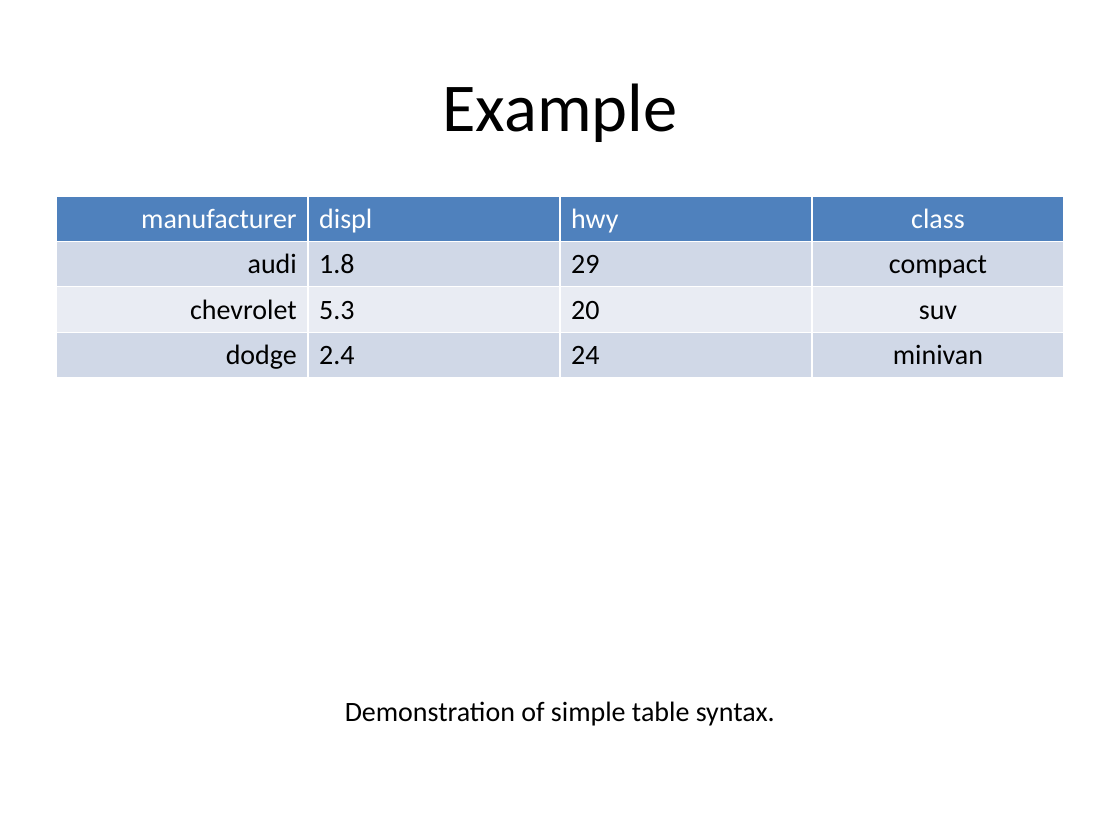
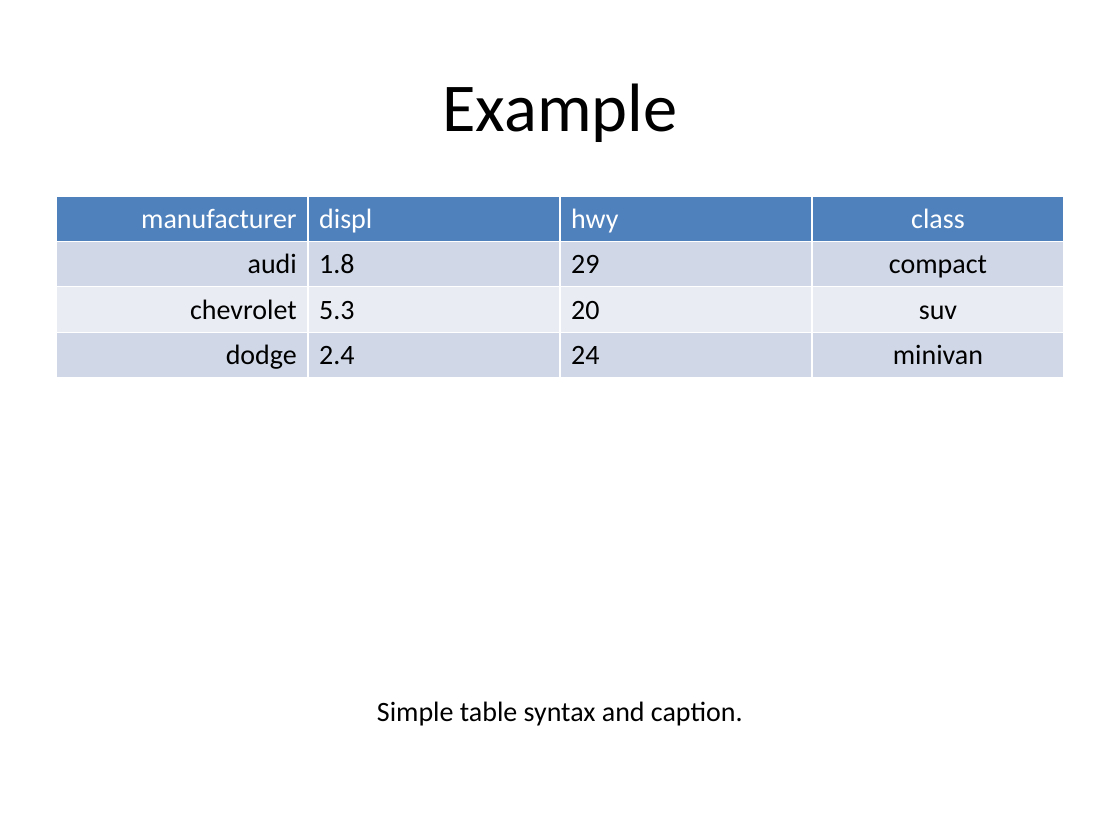
Before and after one commit to sol-eng/powerpoint, a slide deck: slide 13 of tutorial/2d-images-and-tables.pptx. Drawn at 1120x840 pixels with LibreOffice and Linux fonts; fonts in the diff are those of the drawing. Boxes give left, top, right and bottom in pixels: in the first picture for what was removed or moved away, otherwise in the second. Text is boxed around its words. In the diff, an @@ line names an element or a change of style, - is before the commit and + after.

Commit message:
adding table caption

```diff
--- a/tutorial/2d-images-and-tables.pptx
+++ b/tutorial/2d-images-and-tables.pptx
@@ text at bbox=[377, 701, 743, 726]: text changed @@
-Demonstration of simple table syntax.
+Simple table syntax and caption.
```
Also in this commit, not shown: 1 other slide changed, 3 other files.
